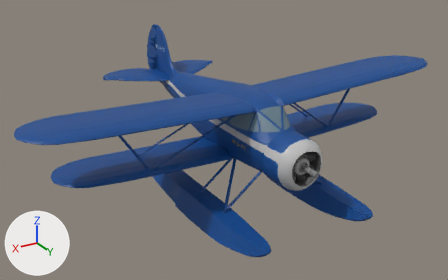
A saved change to the glTF model images/Waco-S-float.glb.
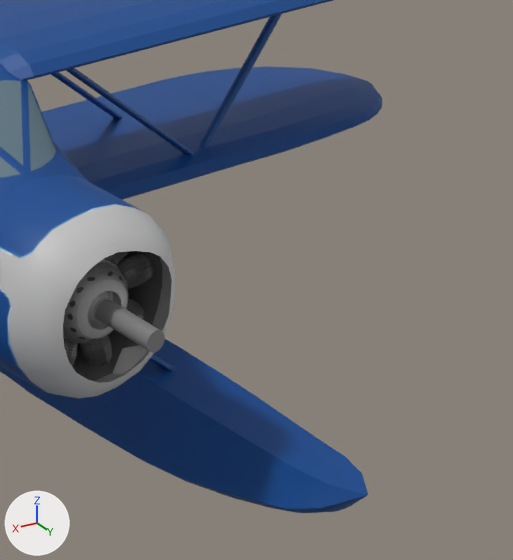
Each version is shown whole from a 50 mm camera at (8.05, 9.95, 8.09) aimed at (0.0, -3.47, 1.38), then close up on the part from 61% to 92% of the width and 30% to 84% of the height. Arrows for +X, +Y and +Z are at lower left; the lights stay in place. The last two pictures show the newer version. Vertices at exactly the same position are counted once.

In view in the first close-up: 'WacoSFuselage'.
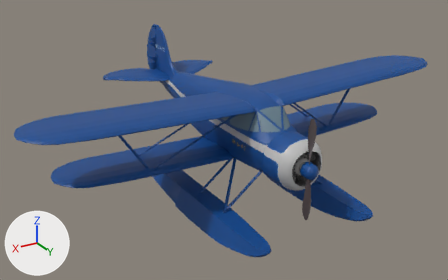
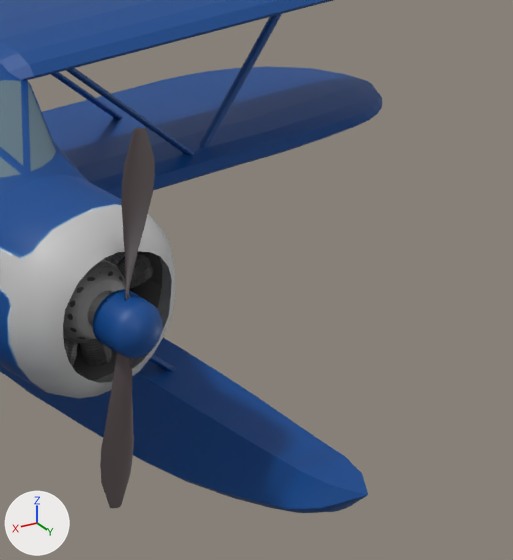
What differs and where, as boxes [x1, y1, x2, y2] in the close-ups (513 x 560 px; the box of a moved part takes in the faces that stretch with it):
part 1 of me_beech_model_17, added: after [93, 128, 163, 508]
part 2 of me_beech_model_17, moved or reshaped (mostly hidden afterwards): before [87, 291, 165, 374]; after [87, 291, 140, 373]

Patch to the scene script:
```diff
--- a/images/Waco-S-float.glb.py
+++ b/images/Waco-S-float.glb.py
@@ me_beech_model_17 @@
 # used by ob_wacosfuselage; location = (0.0, 0.0, 2.28)
-me_beech_model_17.from_pydata(...)  # 5308 vertices, 10831 faces; spans x -5.65..5.74, y -8.37..0.87, z -2.27..1.49
+me_beech_model_17.from_pydata(...)  # 5837 vertices, 11855 faces; spans x -5.65..5.74, y -8.37..0.87, z -2.27..1.49
+# me_beech_model_17 part 1: a new loose piece of 530 vertices spanning x -0.19..0.17, y -0.09..0.44, z -1.55..0.95, in mat_waco (picture img_wacovks_paint)
+# me_beech_model_17 part 2
+# 1 vertex is removed from x -0.25, y 0.11, z 0.08
+# 6 faces are deleted
+# 35 vertices move from x -0.22..0.47, y -0.07..0.49, z -0.64..-0.13 to x -0.28..0.46, y -0.06..0.1, z -0.73..-0.13
+# 4 new faces join them, mat_waco (picture img_wacovks_paint)
 me_beech_model_17.materials.append(mat_waco)
```
